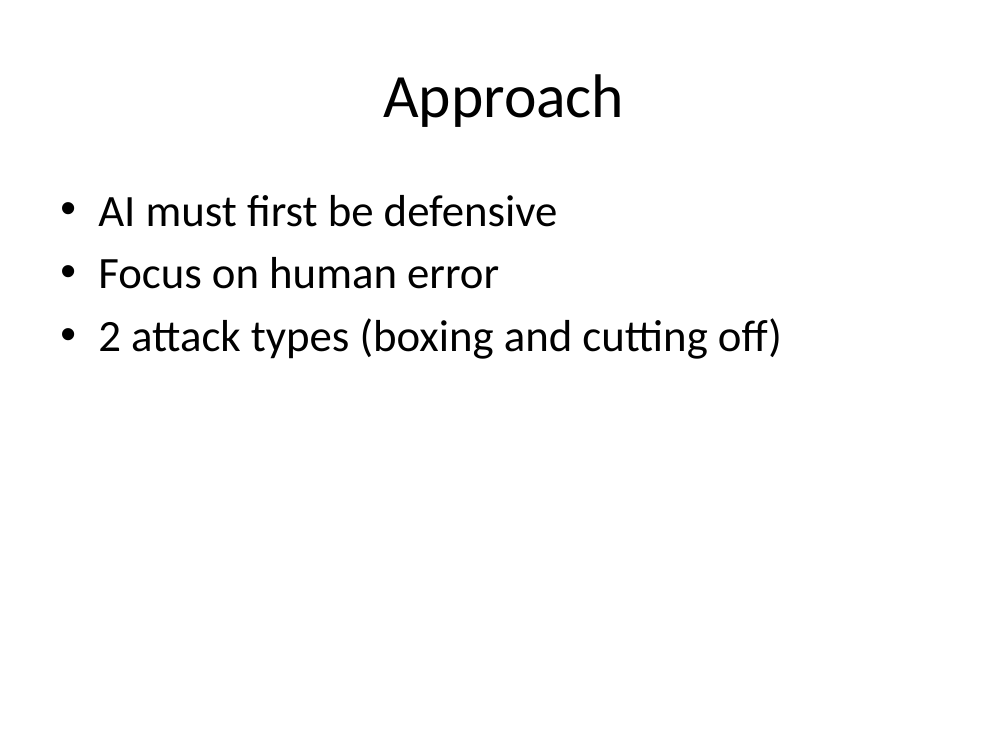
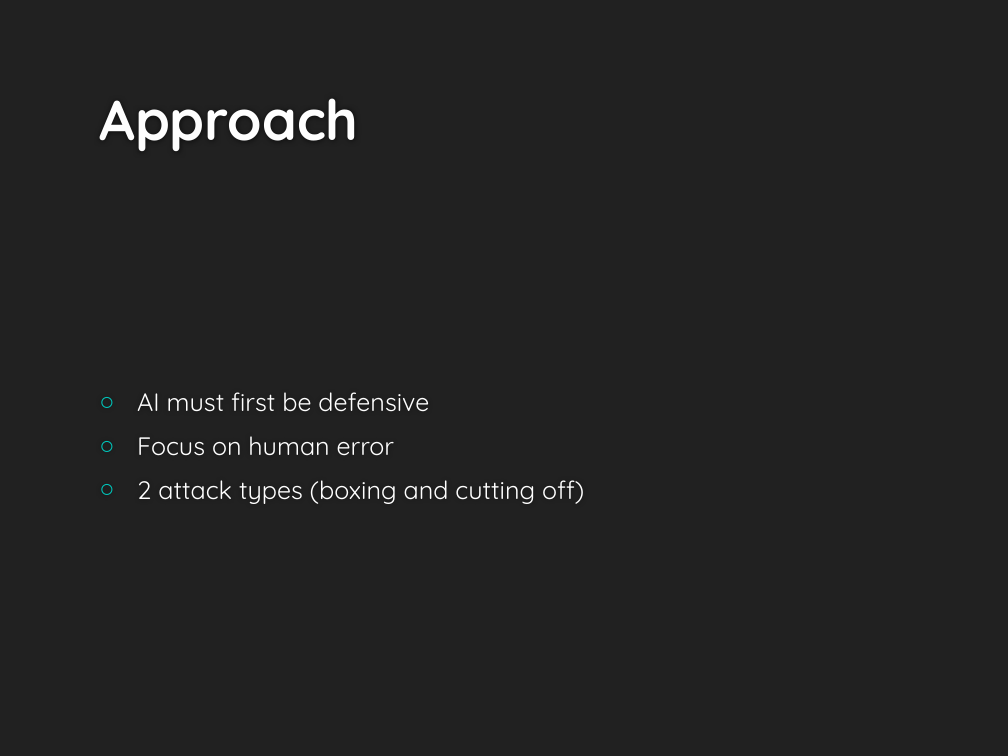
Before and after one commit to UWWAIProject/TronAI, a slide deck: slide 5 of Hammerhead Tron AI.pptx. Drawn at 1008x756 pixels with LibreOffice and Linux fonts; fonts in the diff are those of the drawing; background and template pictures are left out. Boxes give left, top, right and bottom in pixels: in the first picture for what was removed or moved away, otherwise in the second. Text is boxed around its words. In the diff, an @@ line names an element or a change of style, - is before the commit and + after.

```diff
--- a/Hammerhead Tron AI.pptx
+++ b/Hammerhead Tron AI.pptx
@@ background #FFFFFF to #212121 @@
@@ title "Approach": place and size @@
-title "Approach" at [383, 74, 624, 127]
+title "Approach" at [99, 98, 358, 151]
@@ title "Approach" at [99, 98, 358, 151]: size 44 to 40 pt, font Calibri to Quicksand, text colour #000000 to #FEFEFE, bold on; alignment centre to left; vertical alignment middle to bottom @@
@@ text "AI must first be defensive": place and size @@
-text "AI must first be defensive" at [98, 195, 782, 359]
+text "AI must first be defensive" at [137, 392, 584, 504]
@@ text "AI must first be defensive" at [137, 392, 584, 504]: size 32 to 18 pt, font Calibri to Quicksand, text colour #000000 to #FFFFFF; bullet • to ○; more space between paragraphs; vertical alignment top to middle @@
```
Also in this commit, not shown: 5 other slides changed, 2 slides added, 1 slide removed.
